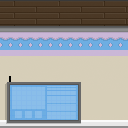
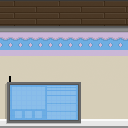
Revision of a layered 128px x 128px image; what changed, layer by layer:
painted on "Layer 1" over [0, 119, 128, 122]
